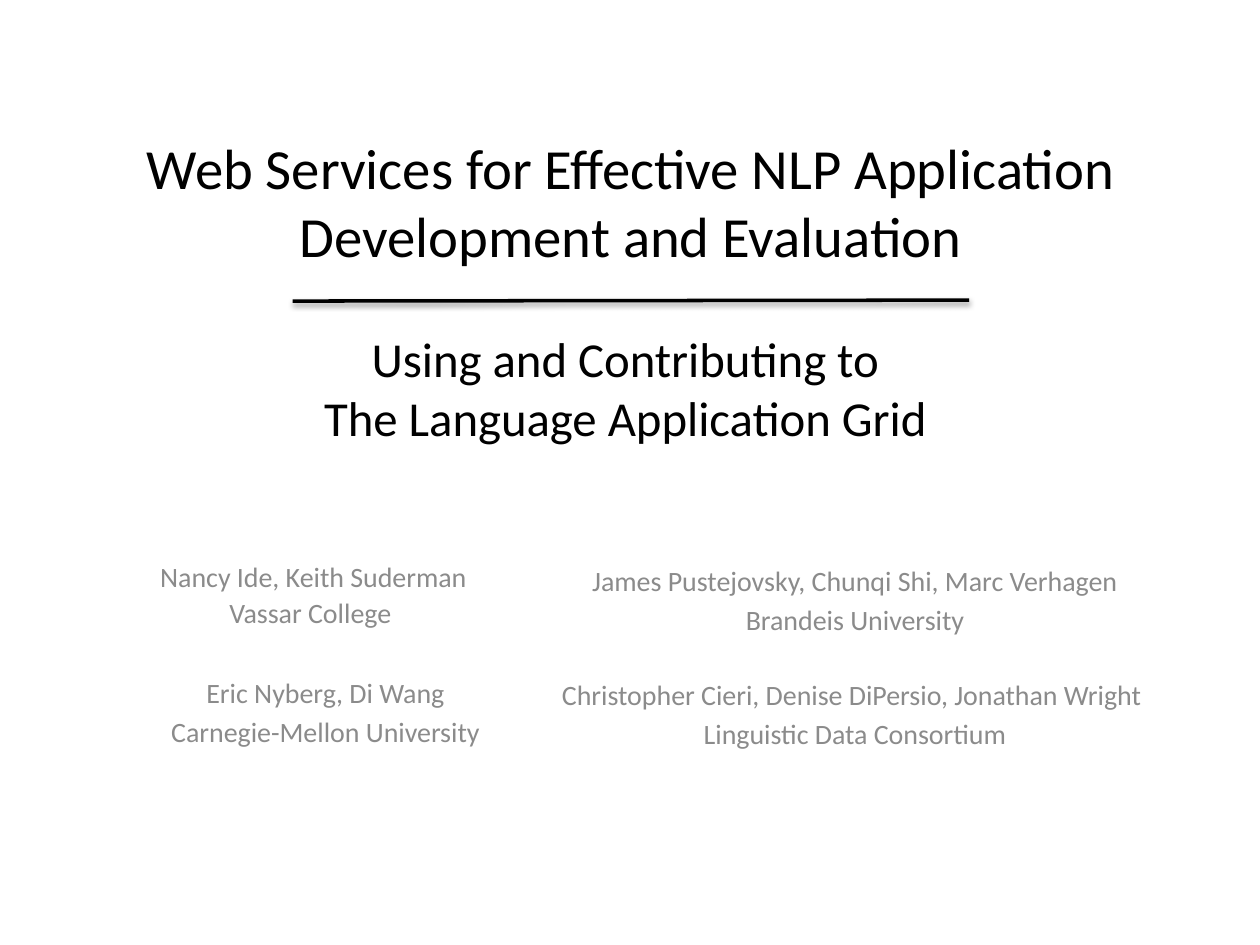
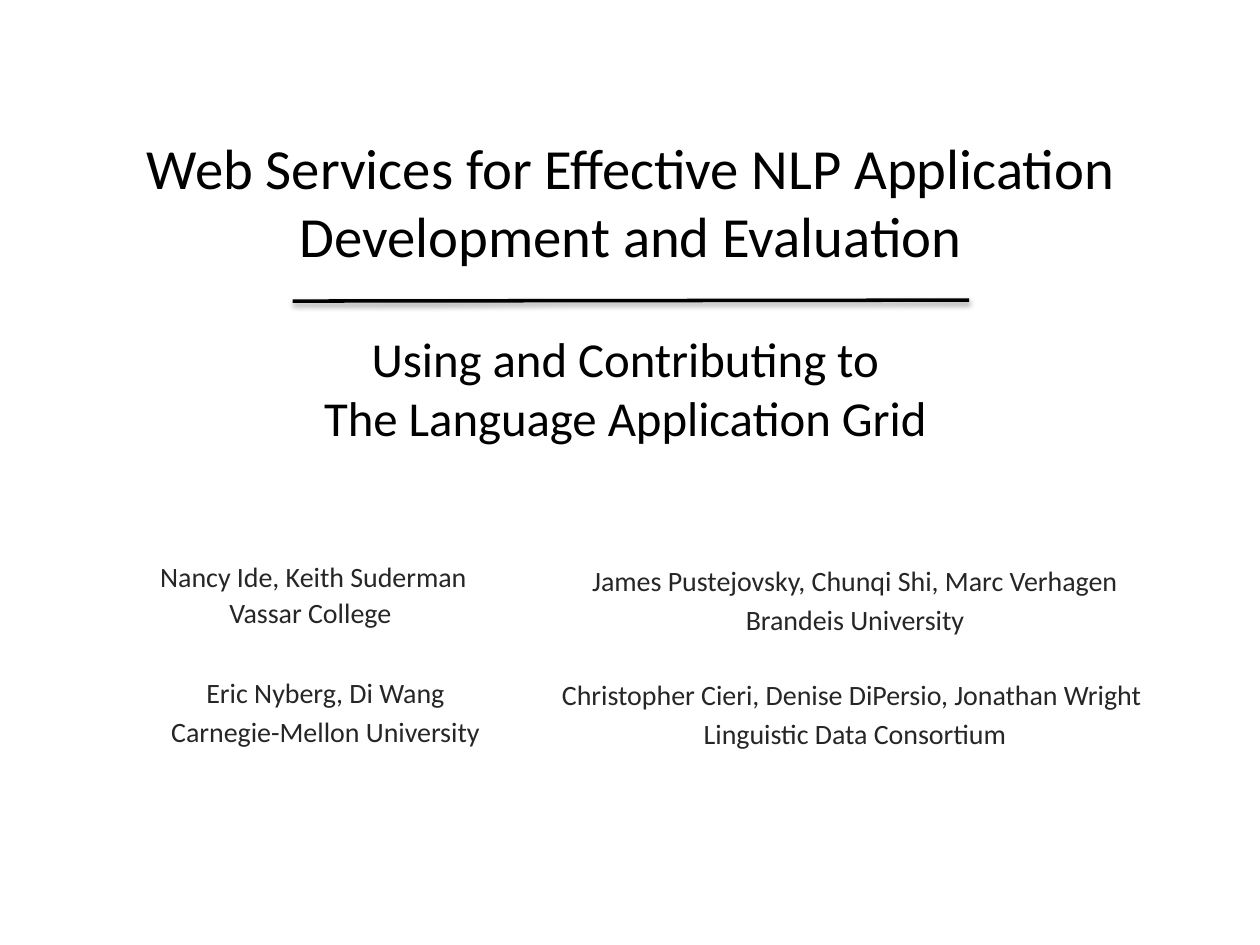
Before and after one commit to chunqishi/lrec2014_part2, a slide deck: slide 1 of lapps-tutorial-intro-lrec2014.pptx. Drawn at 1260x945 pixels with LibreOffice and Linux fonts; fonts in the diff are those of the drawing. Boxes give left, top, right and bottom in pixels: in the first picture for what was removed or moved away, otherwise in the second. Text is boxed around its words. In the diff, an @@ line names an element or a change of style, - is before the commit and + after.

```diff
--- a/lapps-tutorial-intro-lrec2014.pptx
+++ b/lapps-tutorial-intro-lrec2014.pptx
@@ text colour #8C8C8C to #262626 in 4 elements at (x1=160, y1=567, x2=466, y2=628), (x1=562, y1=685, x2=1141, y2=749), (x1=592, y1=571, x2=1118, y2=635), (x1=171, y1=683, x2=480, y2=747) @@
```
Also in this commit, not shown: 23 other slides changed, 2 slides added.
